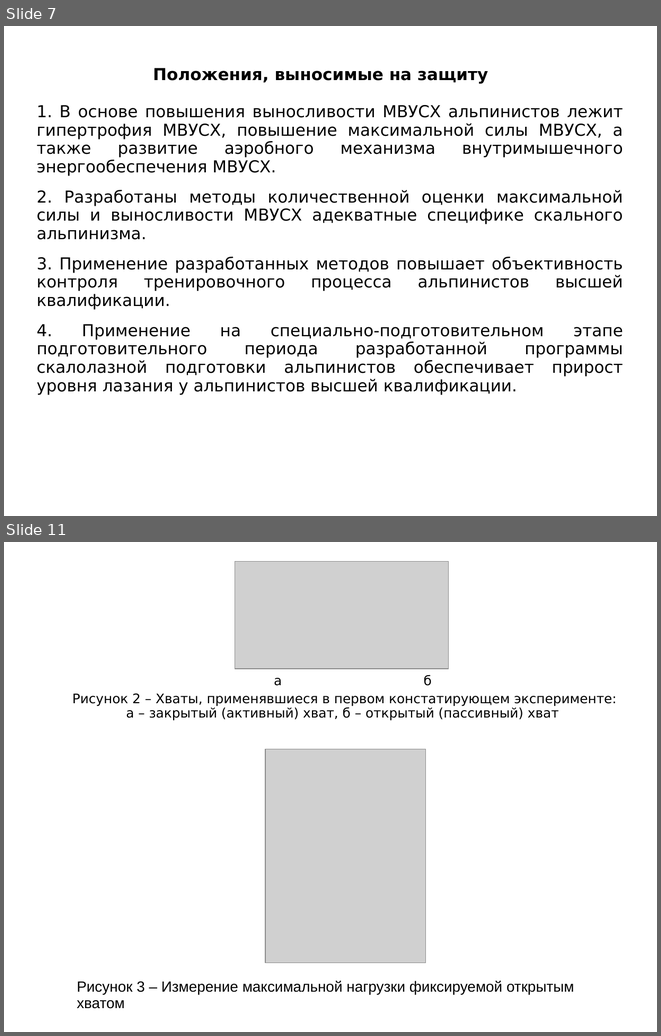
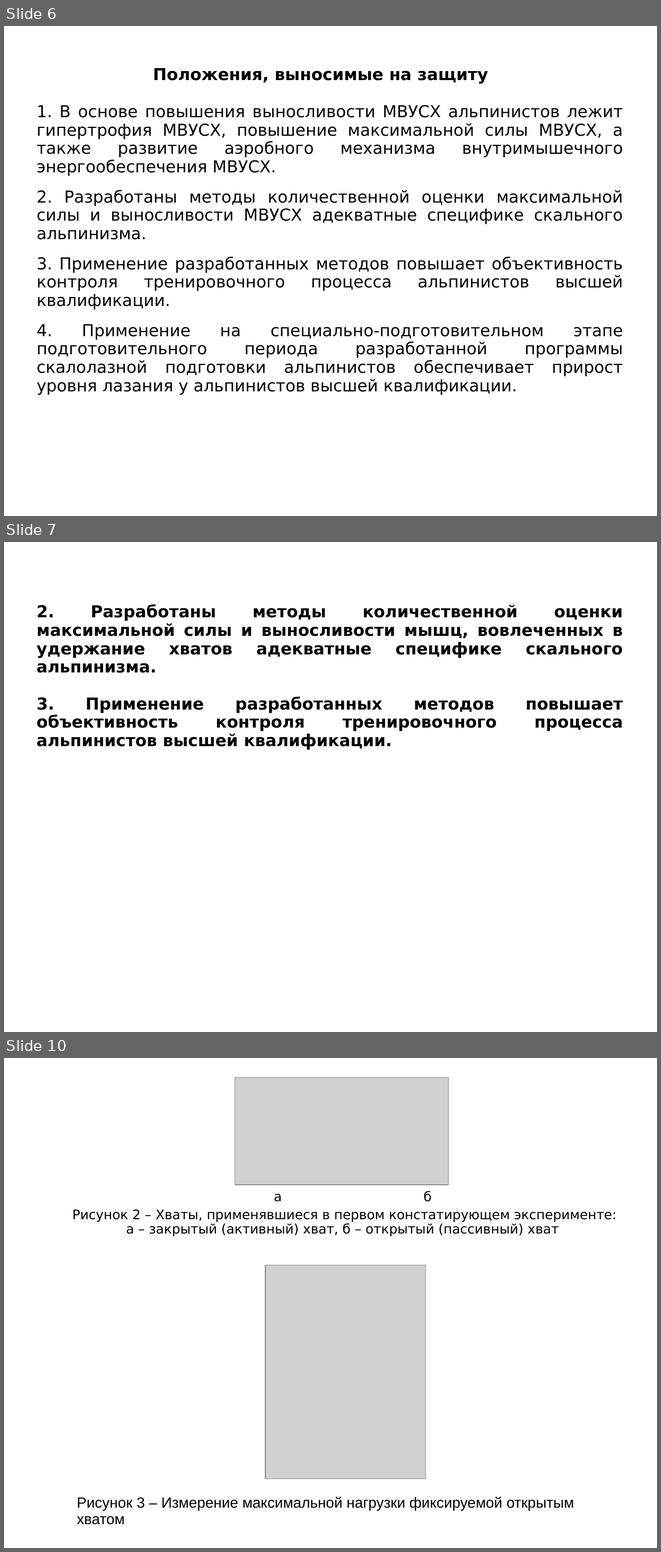
Before and after one commit to VlasenkoPavel/pv-repo, a slide deck: Prezent Vlasenko.ppt. Shown one above the other, each under a label of ours: slides 7 and 11 before the commit, slides 6, 7 and 10 after it; the slides between them are not shown. The pictures are 661x1036 and 661x1552 pixels, drawn with LibreOffice and Linux fonts; fonts in the diff are those of the drawing; grey boxes stand for pictures. Boxes give left, top, right and bottom in pixels: in the first picture for what was removed or moved away, otherwise in the second. Text is boxed around its words. In the diff, an @@ line names an element or a change of style, - is before the commit and + after.

```diff
--- a/Prezent Vlasenko.ppt
+++ b/Prezent Vlasenko.ppt
@@ slide 7 added at [4,542,657,1032], background #FFFFFF @@
@@ text added at [36,604,623,750], 20 pt, text #000000, bold @@
+2. Разработаны методы количественной оценки максимальной силы и выносливости мышц, вовлеченных в удержание хватов адекватные специфике скального альпинизма.
+3. Применение разработанных методов повышает объективность контроля тренировочного процесса альпинистов высшей квалификации.
@@ what was slide 7 is now slide 6 @@
@@ what was slide 11 is now slide 10 @@
```
Also in this commit, not shown: 5 slides changed, 2 other slides added, 9 slides removed, 1 other file.
